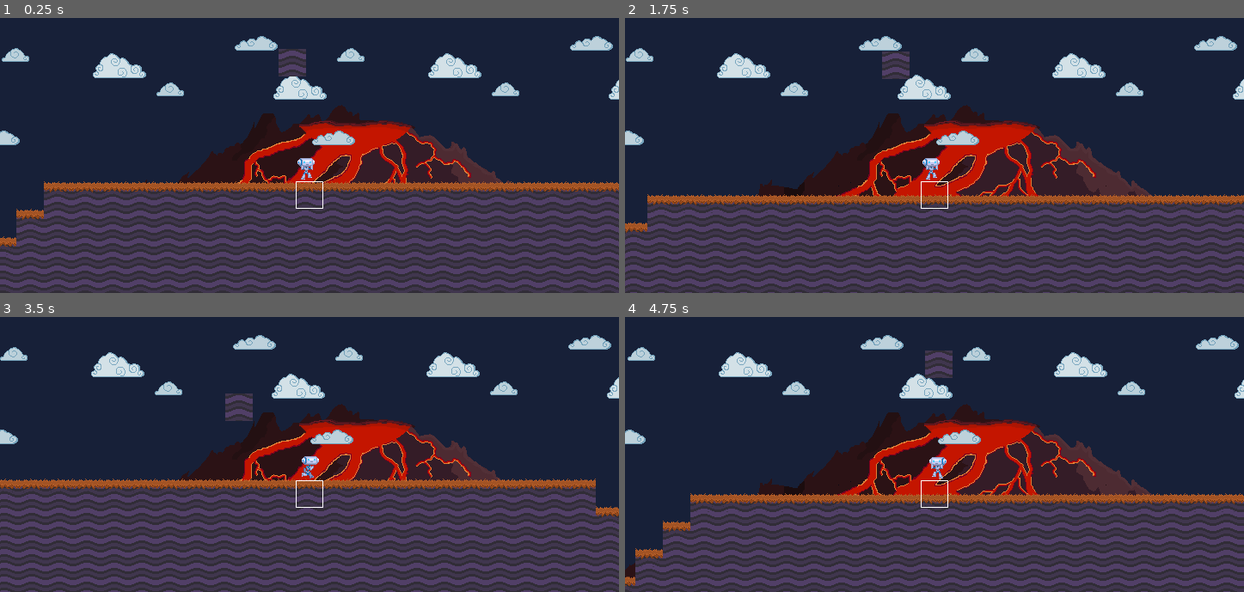
Above: before the commit, frames 1-4 (two rows, left to right).
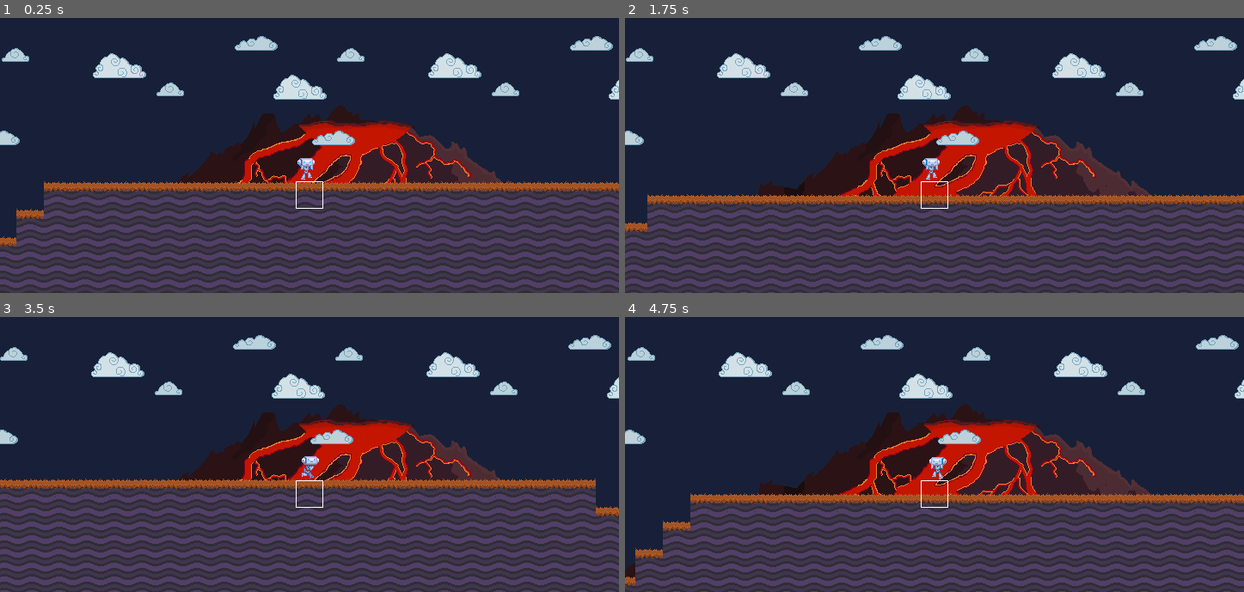
Above: after the commit, the same moments.

Repository: HaywardMorihara/SurviveTheIsland
Game: Godot game, scene res://src/Main/Game.tscn
The game is run twice, just before and just after one commit, with the same random seed, the same clock (stepped at 60 frames per second) and the same inputs.
Inputs:
- Up to frame 1 (0.25 s): no input
- Up to frame 2 (1.75 s): hold Tab (splitscreen) 0.53-1.28 s; hold D (move_right) from 0.53 s (still down); tap W (jump) at 0.77, 1.52 s; tap Enter at 1.25 s; tap Down (aim_down) at 1.35 s; tap Tab (splitscreen) at 1.55 s
- Up to frame 3 (3.5 s): release D (move_right) at 2.03 s; hold A (move_left) 2.03-2.78 s; hold Tab (splitscreen) 2.03-2.78 s; tap Left (aim_left) at 2.1 s; tap Space (shoot) at 2.75 s; hold D (move_right) from 2.78 s (still down); tap Right (aim_right) at 2.85 s; tap W (jump) at 3.02 s; tap Tab (splitscreen) at 3.05 s
- Up to frame 4 (4.75 s): hold Tab (splitscreen) 3.53-4.28 s; tap Up (aim_up) at 3.6 s; tap W (jump) at 3.77, 4.52 s; tap Enter at 4.25 s; release D (move_right) at 4.28 s; hold A (move_left) from 4.28 s (still down); tap Z (remove_block) at 4.35 s; tap Tab (splitscreen) at 4.55 s

The runs differ from the first frame. In frame 1, 0.4% of the frame differs, in the area x 45-50%, y 11-22%; in frame 2, 0.4%; in frame 3, 0.4%; in frame 4, 0.4%.
Error in both runs: Attempt to call function 'connect' in base 'null instance' on a null instance. (res://src/UserInterface/CoinsCounter.gd:20)

Commit message:
More work, added all collision cases

Diff:
--- a/src/Actors/Player.tscn
+++ b/src/Actors/Player.tscn
@@ -286,4 +286,5 @@
 normal = ExtResource( 8 )
 action = "shoot"
 visibility_mode = 1
+
 [connection signal="block_placed" from="BlockPlacement" to="." method="_on_BlockPlacement_block_placed"]
--- a/src/Main/Game.tscn
+++ b/src/Main/Game.tscn
@@ -21,6 +21,6 @@
 [node name="PauseMenu" parent="InterfaceLayer" instance=ExtResource( 1 )]
 
 [node name="RigidBody2D" parent="." instance=ExtResource( 5 )]
-position = Vector2( 257.314, 220.315 )
+position = Vector2( 255.314, -526.685 )
 
 [connection signal="block_placed" from="Level/Player" to="Level" method="_on_Player_block_placed"]
--- a/src/Weather/LavaPiece.gd
+++ b/src/Weather/LavaPiece.gd
@@ -8,18 +8,19 @@
 
 # Called when the node enters the scene tree for the first time.
 func _ready():
-	print('YEA WORKS')
-
-
-# Called every frame. 'delta' is the elapsed time since the previous frame.
-func _physics_process(delta):
 	pass
 
 func _on_RigidBody2D_body_entered(body):
 	if body.name == 'Player':
-		# hurt player (placeholder)
+		# hurt player (placeholder, we don't have health yet)
 		print('Hurt Player')
+		self.queue_free()
 	elif body.name == 'TileMap':
 		# break block
-		print('Break Block')
-		body.set_cell(6,12,-1)
+		var body_position = body.world_to_map(position)
+		body.set_cell(body_position.x,body_position.y+1,-1)
+		self.queue_free()
+	else:
+		# breaking player placed blocks
+		body.queue_free()
+		self.queue_free()
Not shown: 1 places in src/Actors/Player.tscn that only renumber resources
